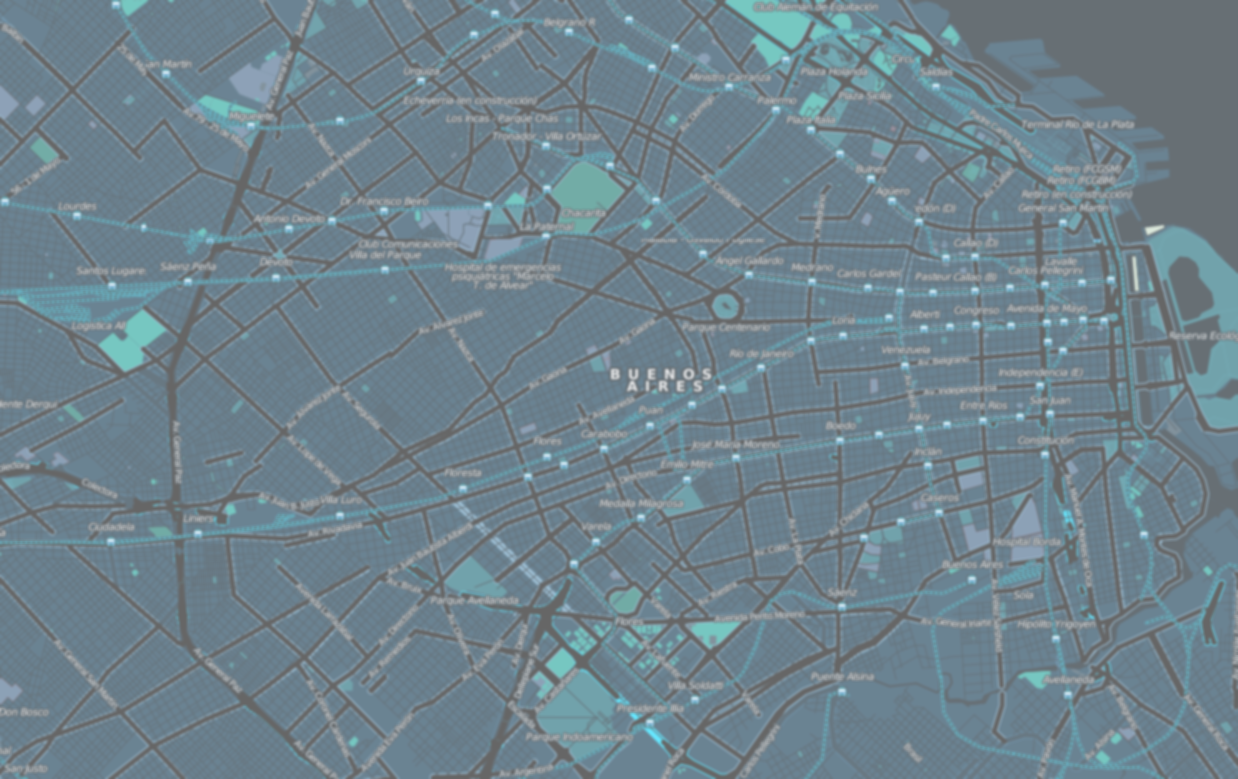
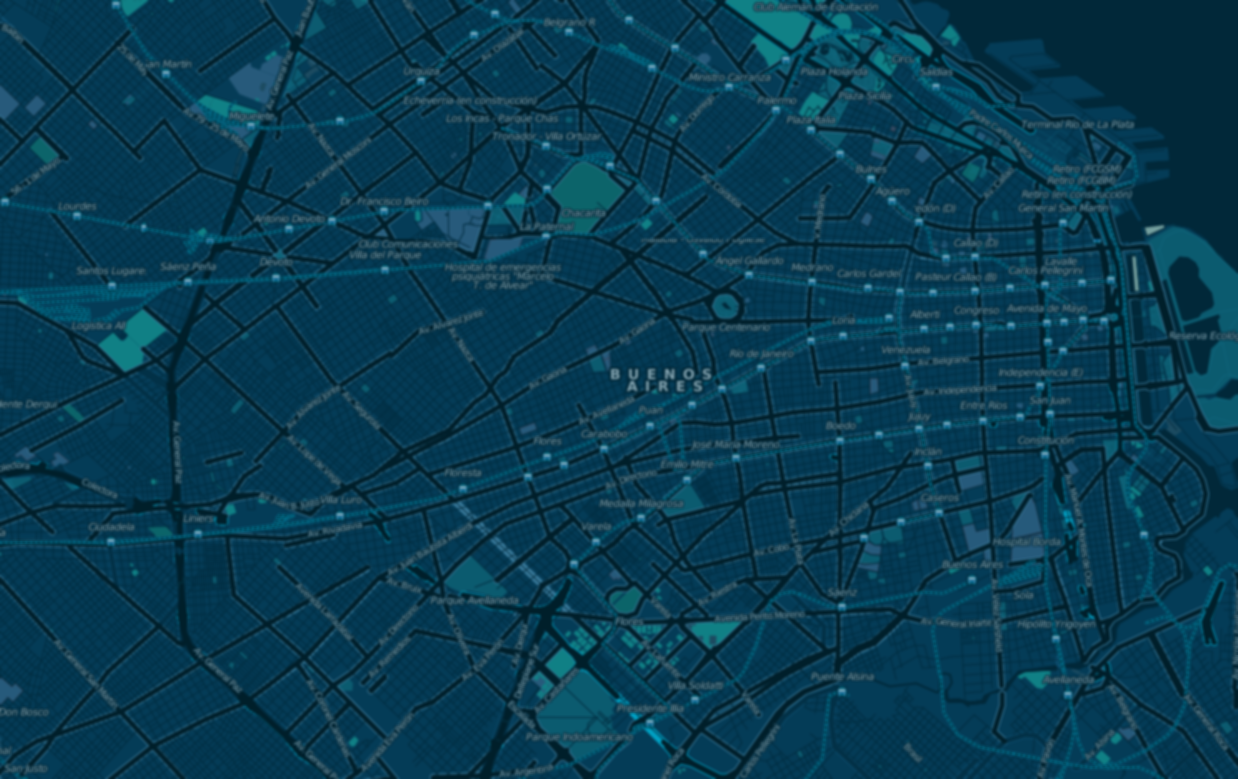
Before/after of a (1238, 779) layered artwork. What changed in the layer stack:
added layer "Layer" over [0, 0, 1238, 779]
